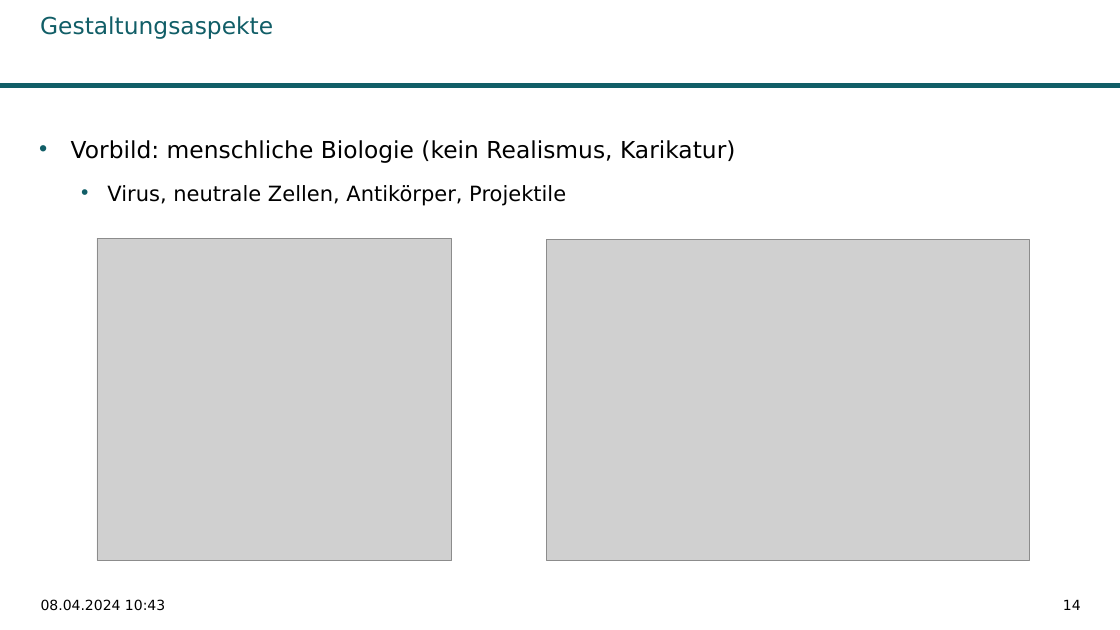
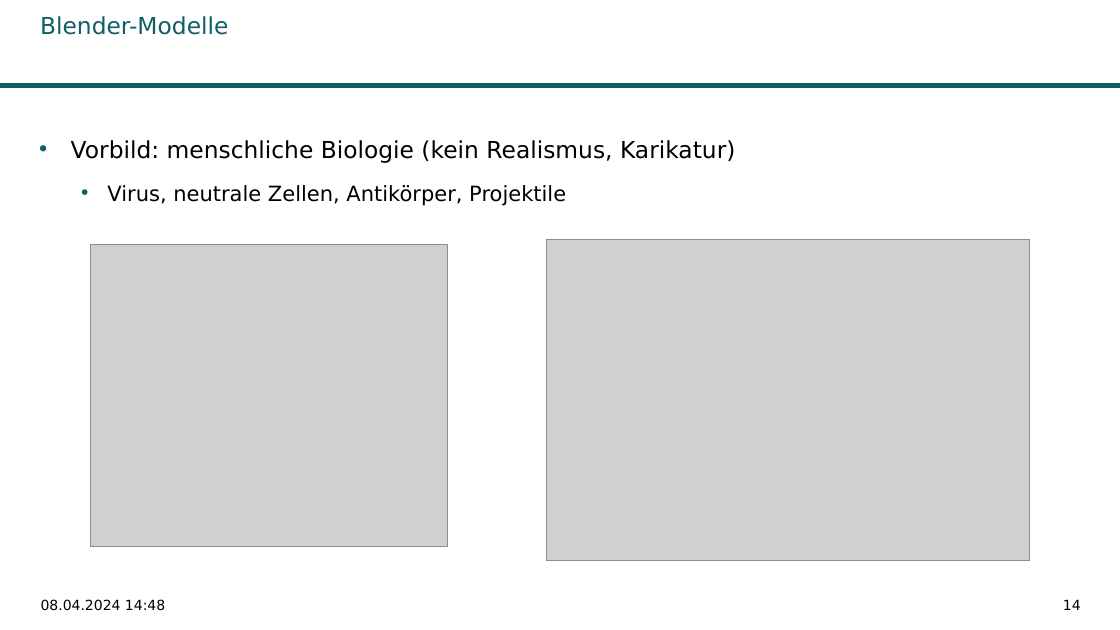
Before and after one commit to LaraBiewers/Teamprojekt_GameDev, a slide deck: slide 14 of Abschlusspraesentation.odp. Drawn at 1120x630 pixels with LibreOffice and Linux fonts; fonts in the diff are those of the drawing; grey boxes stand for pictures; background and template pictures are left out. Boxes give left, top, right and bottom in pixels: in the first picture for what was removed or moved away, otherwise in the second. Text is boxed around its words. In the diff, an @@ line names an element or a change of style, - is before the commit and + after.

```diff
--- a/Abschlusspraesentation.odp
+++ b/Abschlusspraesentation.odp
@@ title at (x1=40, y1=16, x2=228, y2=35): text changed @@
-Gestaltungsaspekte
+Blender-Modelle
@@ picture resized from (x1=97, y1=239, x2=451, y2=561) to (x1=91, y1=245, x2=447, y2=547) @@
@@ text at (x1=41, y1=599, x2=165, y2=611): text changed @@
-08.04.2024 10:43
+08.04.2024 14:48
```
Also in this commit, not shown: 6 other slides changed, 2 slides added, 1 slide removed.
